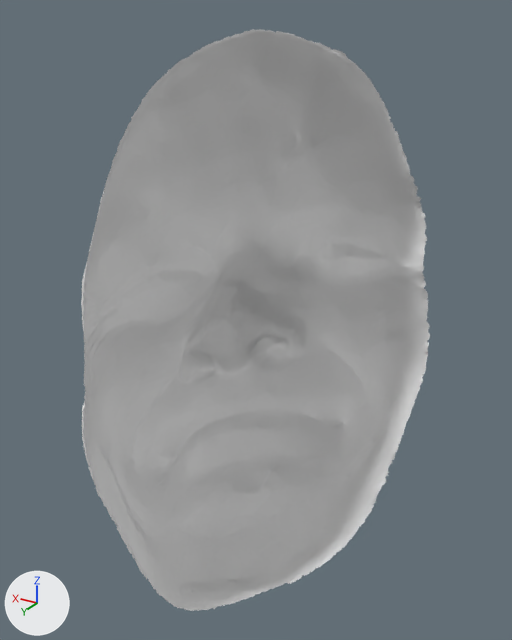
A saved change to the glTF model models/gregos-face.glb.
Camera for both pictures: a 50 mm lens placed at (-0.781, -1.889, 3.596), pointed at (-0.325, -2.65, 3.216). Lighting does not change. The marker at lower left points along +X, +Y and +Z. The older version comes first. Where no turn or scale is listed for an object, it has been applied to the vertices.
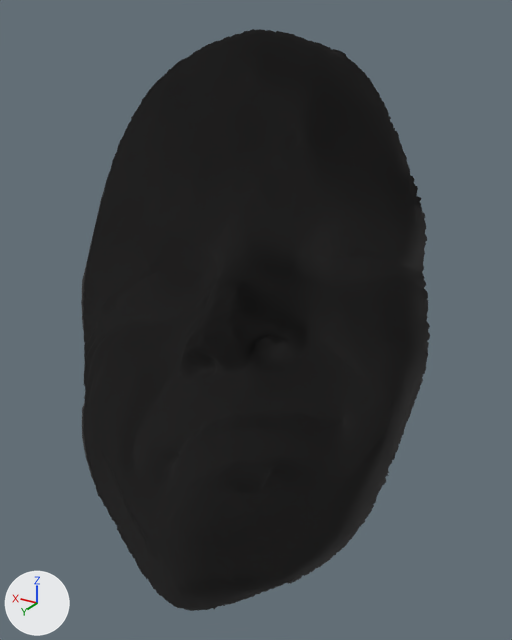
Changed parts and their boxes (x1, y1, x2, y2) in the pictures (512 x 640 px):
'Object_3', recoloured (darker)
    both: (133, 29, 428, 606)
'Object_4', recoloured (darker)
    both: (215, 295, 430, 525)
'Object_6', recoloured, surface changed (darker)
    both: (81, 114, 242, 462)
'Object_5', recoloured (darker)
    both: (87, 390, 238, 611)

The change, as a list of edits to the scene's bpy script:
```text
Add mat_material_3:
    mat_material_3 = bpy.data.materials.new('material_3')
    # nodes: BsdfPrincipled, Mix, OutputMaterial, VertexColor
    # colours: dark grey #353333, mixed with the vertex colours
Add mat_material_2:
    mat_material_2 = bpy.data.materials.new('material_2')
    # nodes: BsdfPrincipled, Mix, OutputMaterial, VertexColor
    # colours: dark grey #343333, mixed with the vertex colours
Add mat_material_1:
    mat_material_1 = bpy.data.materials.new('material_1')
    # nodes: BsdfPrincipled, Mix, OutputMaterial, VertexColor
    # colours: dark grey #343333, mixed with the vertex colours
Add mat_material_0:
    mat_material_0 = bpy.data.materials.new('material_0')
    # nodes: BsdfPrincipled, Mix, OutputMaterial, VertexColor
    # colours: dark grey #343333, mixed with the vertex colours
Change me_object_0:
    where me_object_0.from_pydata(...)  # 3866 vertices, 7281 faces; spans x -0.322..-0.029, y 0.261..0.611, z -0.406..0.401
    add me_object_0.materials.append(mat_material_0)
Change me_object_1:
    where me_object_1.from_pydata(...)  # 3780 vertices, 7311 faces; spans x -0.329..-0.028, y 0.25..0.427, z -0.363..0.031
    add me_object_1.materials.append(mat_material_1)
Change me_object_2:
    where me_object_2.from_pydata(...)  # 2736 vertices, 5260 faces; spans x -0.147..-0.011, y 0.386..0.704, z -0.395..-0.08
    used by ob_object_5; location = (-0.176, -3.119, 3.18)
    me_object_2 part 1: vertex colours changed
    add me_object_2.materials.append(mat_material_2)
Change me_object_3:
    where me_object_3.from_pydata(...)  # 3446 vertices, 6635 faces; spans x -0.092..-0.004, y 0.343..0.705, z -0.125..0.316
    used by ob_object_6; location = (-0.176, -3.119, 3.18)
    me_object_3 part 2: texture (UV) coordinates changed
    me_object_3 part 3: vertex colours changed
    add me_object_3.materials.append(mat_material_3)
```
